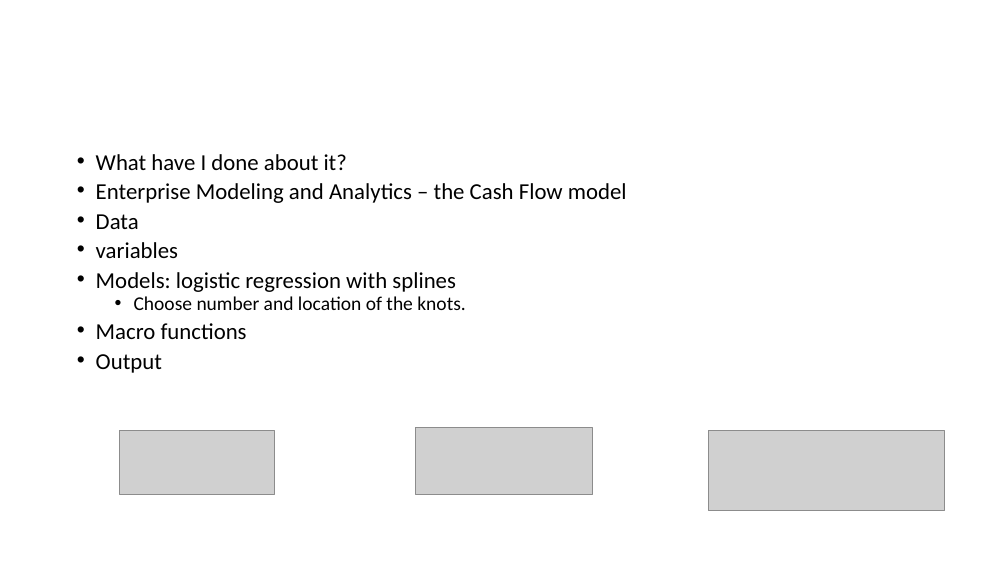
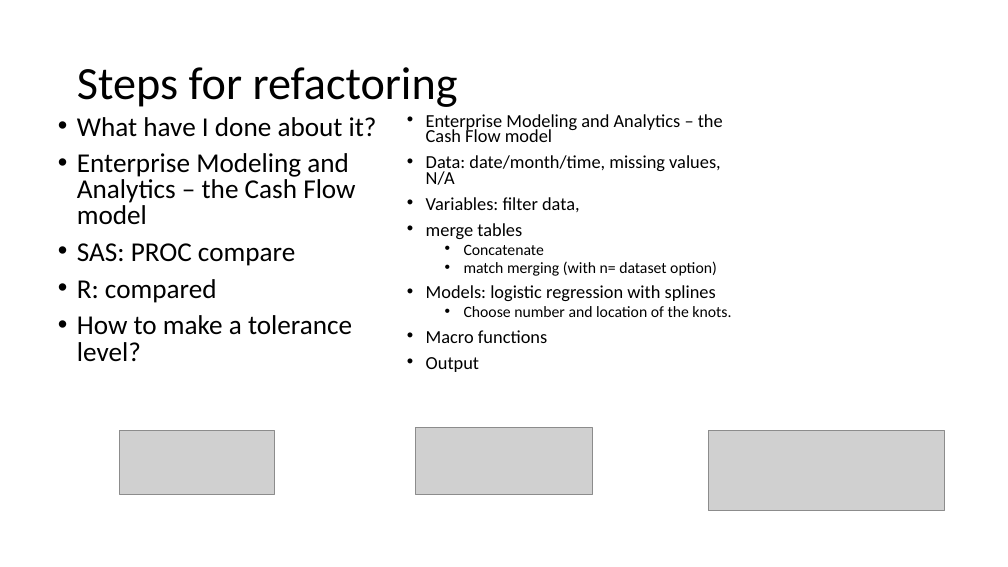
Before and after one commit to wx2123/WSDS-2026-OH, a slide deck: slide 8 of 2026 WSDS - Wujian Xue.pptx (slide 5 before the commit). Drawn at 1008x567 pixels with LibreOffice and Linux fonts; fonts in the diff are those of the drawing; grey boxes stand for pictures. Boxes give left, top, right and bottom in pixels: in the first picture for what was removed or moved away, otherwise in the second. Text is boxed around its words. In the diff, an @@ line names an element or a change of style, - is before the commit and + after.

```diff
--- a/2026 WSDS - Wujian Xue.pptx
+++ b/2026 WSDS - Wujian Xue.pptx
@@ title added at [77,67,458,107], 44 pt, text #000000 @@
+Steps for refactoring
@@ text "What have I done about ...": place and size @@
-text "What have I done about ..." at [96,154,627,373]
+text "What have I done about ..." at [77,117,377,362]
@@ text at [77,117,377,225]: size 21.7 to 25.9 pt in "What have I done about it?", "Enterprise Modeling and Analytics – the Cash ..."; line spacing 0.7 to 0.8 @@
@@ text added at [426,114,731,372], 17.5 pt, text #000000 @@
+• Enterprise Modeling and Analytics – the Cash Flow model
+• Data: date/month/time, missing values, N/A
+• Variables: filter data,
+• merge tables
+  • Concatenate
+  • match merging (with n= dataset option)
+• Models: logistic regression with splines
+  • Choose number and location of the knots.
+• Macro functions
+• Output
@@ text at [77,243,352,362]: text changed; size 21.7 to 25.9 pt @@
-• Data
-• variables
-• Models: logistic regression with splines
-  • Choose number and location of the knots.
-• Macro functions
-• Output
+• SAS: PROC compare
+• R: compared
+• How to make a tolerance level?
```
Also in this commit, not shown: 4 other slides changed, 6 slides added.
